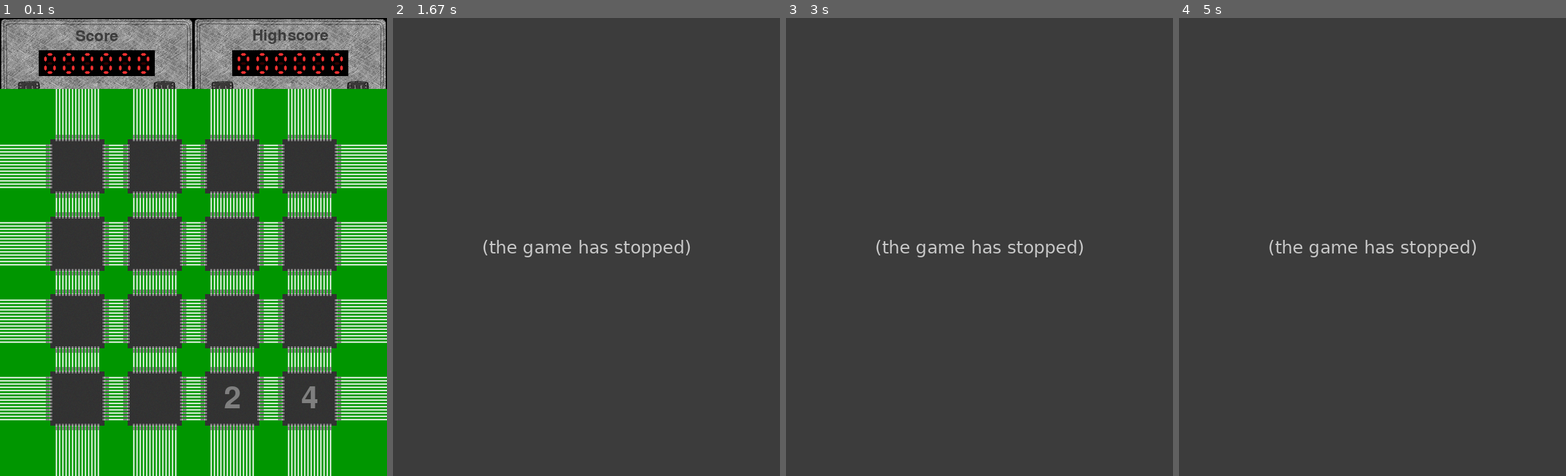
Above: before the commit, frames 1-4 (left to right).
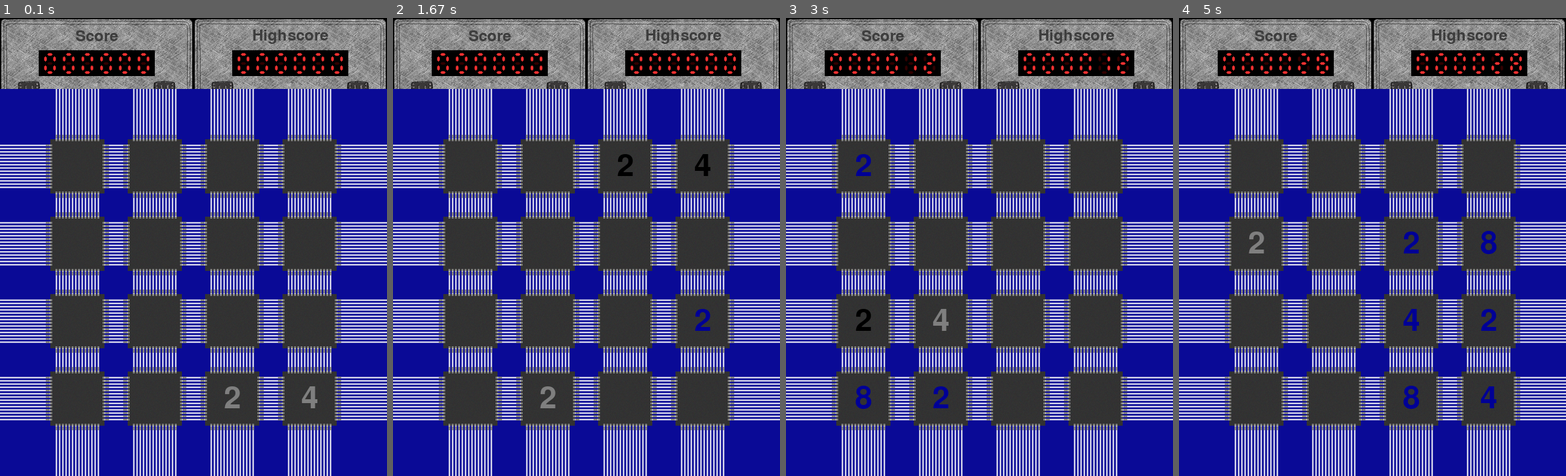
Above: after the commit, the same moments.

Repository: Marco-Meyer/TINF13AIBI-Kinect
Game: pygame game, started from 2048.py
The game is run twice, just before and just after one commit, with the same random seed, the same clock (stepped at 60 frames per second) and the same inputs.
Inputs:
- Up to frame 1 (0.1 s): no input
- Up to frame 2 (1.67 s): hold Right 0.33-0.8 s; hold Up 0.83-1.13 s; hold Right 1.17-1.63 s
- Up to frame 3 (3 s): hold Left 1.67-2.2 s; hold Down 2.23-2.53 s; hold Left 2.57-2.97 s
- Up to frame 4 (5 s): hold Up 3-3.37 s; hold Right 3.4-4.03 s; hold Down 4.07-4.43 s; hold Left 4.47-4.93 s; hold Right from 4.97 s (still down)

The runs differ from the first frame. In frame 1, 48% of the frame differs, in the area x 0-100%, y 15-100%; in frame 2, 75%; in frame 3, 75%; in frame 4, 76%, in the area x 0-100%, y 0-100%.
Error before the commit: NameError: name 'sounds' is not defined (grid.py line 84); the game stopped at 0.83 s (later frames are placeholders)

Commit message:
Merge branch 'GregBe' of https://github.com/Marco-Meyer/TINF13AIBI-Kinect into GregBe
Conflicts:
	2048.py
	grid.py

Diff:
--- a/Circuit/electronics.py
+++ b/Circuit/electronics.py
@@ -1,7 +1,10 @@
 #! python3.4
 import pygame as P
-from random import randint
-
+
+from random import randint, choice
+from os.path import join
+
+vec2d = P.math.Vector2
 
 
 if __name__ == "__main__":
@@ -34,20 +37,96 @@
 
         con1,con2,con3,con4 = connector.surfaces
         posses = tuple(range(connector.indent+rest//2, connector.indent+innerlength-rest//2, ele))
-        y = length-connector.length
-        for x in posses:
-            mx = x
-
-            self.surface.blit(con2,(mx,0))#top
-            self.surface.blit(con4,(mx,y))#bottom
-
-            self.surface.blit(con3, (0, mx))#left
-            self.surface.blit(con1, (y, mx))#right
+        self.dis = length-connector.length
+        for z in posses:
+
+            self.surface.blit(con2,(z,0))#top
+            self.surface.blit(con4,(z,self.dis))#bottom
+
+            self.surface.blit(con3, (0, z))#left
+            self.surface.blit(con1, (self.dis, z))#right
 
         self.interfaces = posses#attachement nodes for circuit
 
+    def get_interfaces(self, x,y):
+        sides = {}
+        sides["left"] = [vec2d(x, y+z) for z in self.interfaces]
+        sides["right"] = [vec2d(self.dis+x, y+z) for z in self.interfaces]
+        sides["top"] = [vec2d(x+z, y) for z in self.interfaces]
+        sides["bottom"] = [vec2d(x+z, y+self.dis) for z in self.interfaces]
+        return sides
+
+
+class Fizzle():
+    """electric fizzle on the Grid"""
+    def __init__(self, surface, connection, speed = 1):
+        self.connection = connection
+        self.surface = surface
+        self.pos = connection.start
+        self.direction = self.end-self.start
+        self.time = connection.time
+
+
+class AnimFizzle():
+    def __init__(self, grid,amount, speed, color = (250,250,100)):
+
+        self.grid = grid
+        connections = []
+        for node in grid.nodes.values():
+            connections.extend(node.connections)
+        [c.direction.scale_to_length(speed) for c in connections]
+        [c.scale_time(speed) for c in connections]
+        fizimage = P.image.load(join("Circuit","blib.png"))
+        blitter = P.Surface(fizimage.get_size())
+        blitter.fill(color)
+        fizimage.blit(blitter, (0,0), special_flags = P.BLEND_MULT)
+        self.fizzles = [Fizzle(choice(connections),fizimage) for _ in range(amount)]
+
+    def render(self,surface):
+        copy = self.grid.surface.copy()
+        rects = [f.render(copy) for f in self.fizzles]
+        surface.blit(copy, (0,0))
+        return rects
+
+class Fizzle():
+    """electric fizzle on the Grid"""
+    def __init__(self, connection, surface):
+        self.follow(connection)
+        self.surface = surface
+
+    def follow(self, connection):
+        self.connection = connection
+        self.direction = connection.direction
+        self.pos = vec2d(connection.start)
+        self.time = connection.time
+
+    def render(self, target):
+        self.time -= 1
+        if self.time <= 0:
+            self.follow(choice(self.connection.node.connections))
+        self.pos += self.direction
+        target.blit(self.surface, self.pos)
+
 
 class Grid():
+    delta = vec2d(-1,-1)
+
+    class Node():
+        def __init__(self, position):
+            self.position = position
+            self.connections = []
+        def __repr__(self):
+            return "Node(%s,%s)" % self.position
+
+    class Connection():
+        def __init__(self, start, end, node):
+            self.start = start+Grid.delta
+            self.end = end+Grid.delta
+            self.direction = end-start
+            self.node = node
+        def scale_time(self, speed):
+            self.time = (self.end-self.start).length()/self.direction.length()
+
     def __init__(self, size, chip, connector, positions, tilemap):
         self.size = size
         self.chip = chip
@@ -60,9 +139,13 @@
         rows = set()
         barrows = []
         barlines = []
+        self.nodes = {}
+        interfaces = {}
         for x,y in positions:
             x,y = pos = (x-xshift, y-xshift)
             self.chipposs.append(pos)
+            self.nodes[(x,y)] = self.Node((x,y))
+            interfaces[(x,y)] = chip.get_interfaces(x,y)
             if y not in levels:
                 levels.add(y)
                 barlines += (y+interface for interface in chip.interfaces)
@@ -77,22 +160,59 @@
             self.surface.blit(bar, (x-1, 0))
         [self.surface.blit(chip.surface, pos) for pos in self.chipposs]
 
+        ##################Fizzle Logic######################
+        xs = list(rows)
+        xs.sort()
+        ys = list(levels)
+        ys.sort()
+        for x in rows:
+
+            cons = [False, False]
+            if xs[0] != x:#not left end
+                print(xs,x)
+                leftx = xs[xs.index(x)-1]
+                cons[0] = True
+            if xs[-1] != x:#not right end
+                rightx = xs[xs.index(x)+1]
+                cons[1] = True
+            for y in levels:
+
+                localnode = self.nodes[(x,y)]
+                if cons[0]:
+                    leftnode = self.nodes[(leftx, y)]
+                    for left, right in zip(interfaces[(leftx, y)]["right"],
+                                           interfaces[(x,y)]["left"]):
+
+                        localnode.connections.append(self.Connection(right, left, leftnode))
+                if cons[1]:
+                    rightnode = self.nodes[(rightx, y)]
+                    for right, left in zip(interfaces[(rightx, y)]["left"],
+                                           interfaces[(x,y)]["right"]):
+                        localnode.connections.append(self.Connection(left, right, rightnode))
+                if ys[-1] != y:
+                    downy = ys[ys.index(y)+1]
+                    downnode = self.nodes[(x, downy)]
+                    for down, up in zip(interfaces[(x,downy)]["top"],
+                                        interfaces[(x,y)]["bottom"]):
+                        localnode.connections.append(self.Connection(up,down, downnode))
+                if ys[0] != y:
+                    upy = ys[ys.index(y)-1]
+                    upnode = self.nodes[(x, upy)]
+                    for up, down in zip(interfaces[(x,upy)]["bottom"],
+                                        interfaces[(x,y)]["top"]):
+
+                        localnode.connections.append(self.Connection(down,up, upnode))
 
 class TileMap():
-    def __init__(self, outercolor = (0,150,0), innercolor = (250,250,250)):
-
-        middlecolor = P.Color(*[(x+y)//2 for x,y in zip(innercolor, outercolor)])
-        outercolor = P.Color(*outercolor)
-        innercolor = P.Color(*innercolor)
+    def __init__(self, outercolor = (10,10,150), innercolor = (250,250,250)):
+
+        m = P.Color(*[(x+y)//2 for x,y in zip(innercolor, outercolor)])
+        o = P.Color(*outercolor)
+        i = P.Color(*innercolor)
         self.basecolor = outercolor
         size = 5,5
         l = 5
         self.tiles = {}
-        #shortcuts
-        m = middlecolor
-        o = outercolor
-        i = innercolor
-
 
         S = P.Surface(size)
         PA = P.PixelArray(S)
@@ -110,7 +230,9 @@
 
     def save_images(self):
         for name, surface in self.tiles.items():
-            P.image.save(surface, name+".png")
+
+            P.image.save(surface, "_test_"+name+".png")
+
 
 def create_conductor(length, width, light = (200,200,200), dark = (127,127,127)):
     l = length//3
@@ -142,8 +264,7 @@
     P.init()
     connectors = Connector(3,10,3)
     chip = Chip(78, connectors)
-    #P.image.save(chip.surface, "test.png")
-    P.image.save(create_conductor(20,4), "conductor.png")
+    P.image.save(create_conductor(20,4), "_test_conductor.png")
     size = (480, 480)
     xdelta = size[0]//5
     positions = []
@@ -154,4 +275,4 @@
     tilemap = TileMap()
     tilemap.save_images()
     grid = Grid(size, chip, connectors, positions, tilemap)
-    P.image.save(grid.surface, "test.png")
+    P.image.save(grid.surface, "_test.png")
--- a/Engine/sounds.py
+++ b/Engine/sounds.py
@@ -24,18 +24,21 @@
         self.sounds[name].set_volume(value)
 
     def timer_stop(self, name, time = 0.1):
-        #print(self)
+        print(self)
         Timer(time, self.sound_stop, (self, name))
 
     def sound_stop(self, name):
         self.sounds[name].stop()
         print("stoped " +name)
-##
-##if __name__ == "__main__":
-##    P.init()
-##    P.display.set_mode([10,10])
-##    import sys
-##    os.chdir("./../")
-##    print(os.getcwd())
-##    sounds = Sounds()
-##    print(sounds.filenames)
+
+if __name__ == "__main__":
+    P.init()
+    P.display.set_mode([10,10])
+    import sys
+    os.chdir("./../")
+    print(os.getcwd())
+    sounds = Sounds()
+    print(sounds.filenames)
+    sounds.play_sound("Slide")
+    #sounds.timer_stop("Slide", 0.1)
+    sounds.sound_stop("Slide")
--- a/grid.py
+++ b/grid.py
@@ -1,24 +1,37 @@
 import numpy
 from itertools import product
 from random import randint
-import copy
-import sys
-sys.path.append("Engine")
-from sounds import Sounds
 
-#sounds = Sounds()
+
 
 class Grid():
-    def __init__(self, x,y):
+
+    class StateChange():
+        def __init__(self, direction):
+            self.direction = direction
+            self.movements = []
+
+        def compute(self):
+            self.moves = [(self.rot(x,y, self.direction),self.rot(xi,y, self.direction)) for y,x,xi in self.movements]
+
+        def rot(self, x,y, times):
+            return self.rot(y,4-x-1,times-1) if times else (x,y)
+
+    def __init__(self, x,y, clone = False):
+        if clone:self.area = numpy.copy(clone.area)
+        else:self.area = numpy.zeros((x,y),numpy.int32)
         self.x = x
         self.y = y
         self.posses = tuple(product(range(x), range(y)))
-        self.area = numpy.zeros((x,y),numpy.int32)
+
         #new tiles
         self.fresh = set()
         self.fill_random()
         self.fill_random()
         self.last = numpy.copy(self.area)
+        self.change = self.StateChange(0)
+        self.change.compute()
+        self.cur_y = -1
 
     def fill_random(self):
         """Fills in a random position with 2 or 4
@@ -52,6 +65,7 @@
                 if slice[x] and not slice[x+1]:
                     slice[x+1] = slice[x]
                     slice[x] = 0
+                    self.change.movements.append((self.cur_y, x, x+1))
                     movement = True
                     innermove = True
         return movement
@@ -64,7 +78,8 @@
             if slice[xi] == val and xi not in blocked:#not already merged and has to be equal
                 slice[xi] = val*2
                 slice[x] = 0
-                self.addscore(val*2)
+                self.change.movements.append((self.cur_y, x, xi))
+                if self.real:self.addscore(val*2)#else not real
                 blocked.add(xi)#prevent multiple merges per movement
                 movement = True
                 break
@@ -74,20 +89,22 @@
 
     def move(self, direction = 0):
         """Moves the entire Grid in direction"""
+        self.change = self.StateChange(direction)
         used = set()
         if direction:self.area = numpy.rot90(self.area, direction)
         moves = False
         for y in range(self.y):
-            if self.move_slice(self.area[:, y]):
-                moves = True
-                #sounds.timer_stop("Slide", 0.1)
-                sounds.play_sound("Slide")
+            self.cur_y = y
+            if self.move_slice(self.area[:, y]): moves = True
 
         if direction:self.area = numpy.rot90(self.area, 4-direction)
+        self.change.compute()
         return moves
 
+    real = property(lambda self:hasattr(self, "game"), doc = "Tells if real or clone")
+
     def check_merge(self):
-        grid_twit = copy.deepcopy(self)
+        grid_twit = Grid(self.x, self.y, clone = self)#was : copy.deepcopy(self)
         grid_twit.move(1)
         grid_twit.move(2)
         if numpy.array_equal(grid_twit.area, self.area): return False
--- /dev/null
+++ b/image_creation.py
@@ -0,0 +1,23 @@
+import freenect
+import cv2
+import numpy as np
+
+"""
+Grabs a depth map from the Kinect sensor and creates an image from it.
+"""
+def getDepthMap():
+    depth, timestamp = freenect.sync_get_depth()
+
+    np.clip(depth, 0, 2**10 - 1, depth)
+    depth >>= 2
+    depth = depth.astype(np.uint8)
+
+    return depth
+
+while True:
+    depth = getDepthMap()
+
+    blur = cv2.GaussianBlur(depth, (5, 5), 0)
+
+    cv2.imshow('image', blur)
+    cv2.waitKey(10)
--- /dev/null
+++ b/pygame_kinect_test.py
@@ -0,0 +1,42 @@
+import freenect
+import cv2
+import numpy as np
+import pygame
+pygame.init()
+
+"""
+Grabs a depth map from the Kinect sensor and creates an image from it.
+"""
+def getDepthMap():
+    depth, timestamp = freenect.sync_get_depth()
+
+    np.clip(depth, 0, 2**10 - 1, depth)
+    depth >>= 2
+    depth = depth.astype(np.uint8)
+
+    return depth
+
+size = 480,640
+def get_depth_surface():
+    depth = getDepthMap()
+    sface =pygame.Surface(size)
+    arr = pygame.surfarray.pixels_green(sface)
+    arr[:] = depth[:]
+    arr = pygame.surfarray.pixels_red(sface)
+    arr[:] = depth[:]
+    arr = pygame.surfarray.pixels_blue(sface)
+    arr[:] = depth[:]
+    del(arr)
+    return pygame.transform.rotate(sface,-90)
+print("Startup complete")
+import time
+while 1:
+    time.sleep(0.1)
+    for e in pygame.event.get():
+        if e.type == pygame.QUIT:
+            break
+    surf = pygame.display.set_mode((640,480))
+
+    surf.blit(get_depth_surface(),(0,0))
+    pygame.display.update()
+    print("Rendering")
Binary file added: Circuit/blib.png
Not shown, changed: .gitignore
Not shown, added: Images/background.xcf
